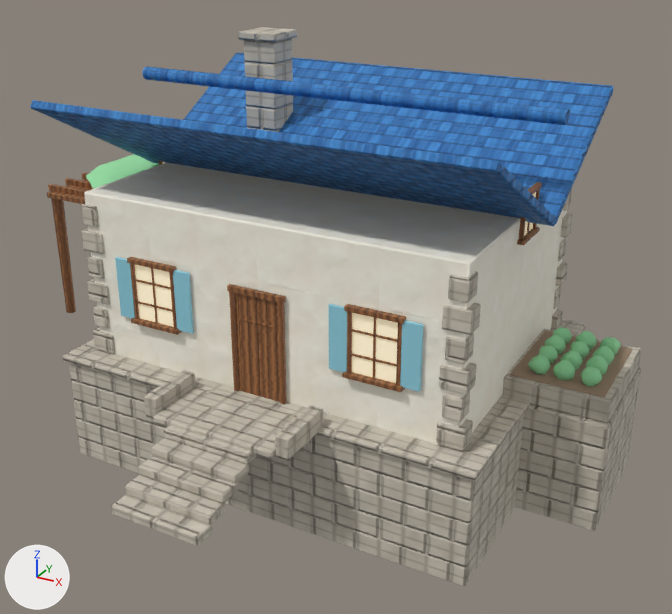
A saved change to the glTF model site/assets/models/provencal_cottage.glb.
Before and after are seen from a camera (50 mm lens) standing at (8.97, -16.2, 8.99) and looking at (0.73, -1.22, 1.5). The axes (+X, +Y, +Z) are drawn at lower left. The lights are the same throughout. The first picture is the older version. Where no turn or scale is listed for an object, it has been applied to the vertices.

Objects in the first picture: 'Cot_GardenFoliage', 'Cot_GardenSoil', 'Cot_PergolaWood', 'Cot_PlasterWalls', 'Cot_Shutters', 'Cot_StoneMasonry', 'Cot_TerracottaRoof', 'Cot_WarmWindows'.
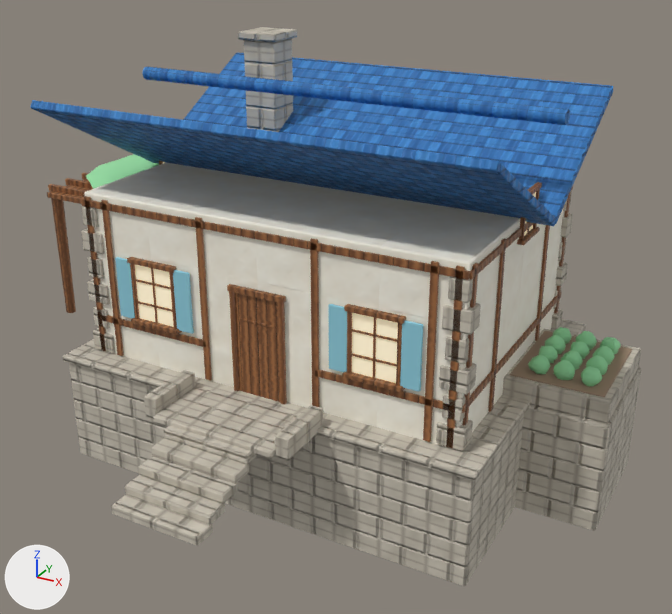
Boxes (x1, y1, x2, y2) around the edits, measured in the pictures (672 x 614 px):
'Cot_HalfTimber', added
    after: (81, 186, 573, 448)

The change, as a diff of the scene's bpy script:
```diff
--- a/site/assets/models/provencal_cottage.glb.py
+++ b/site/assets/models/provencal_cottage.glb.py
@@ me_cot_halftimber @@
+me_cot_halftimber.from_pydata(...)  # 696 vertices, 1276 faces; spans x -4.16..4.16, y -2.96..2.96, z 0.15..3.55
+me_cot_halftimber.materials.append(mat_cot_oak)
@@ ob_cot_halftimber @@
+ob_cot_halftimber = bpy.data.objects.new('Cot_HalfTimber', me_cot_halftimber)
+ob_cot_halftimber.location = (0.0, 0.0, 0.0)
```
